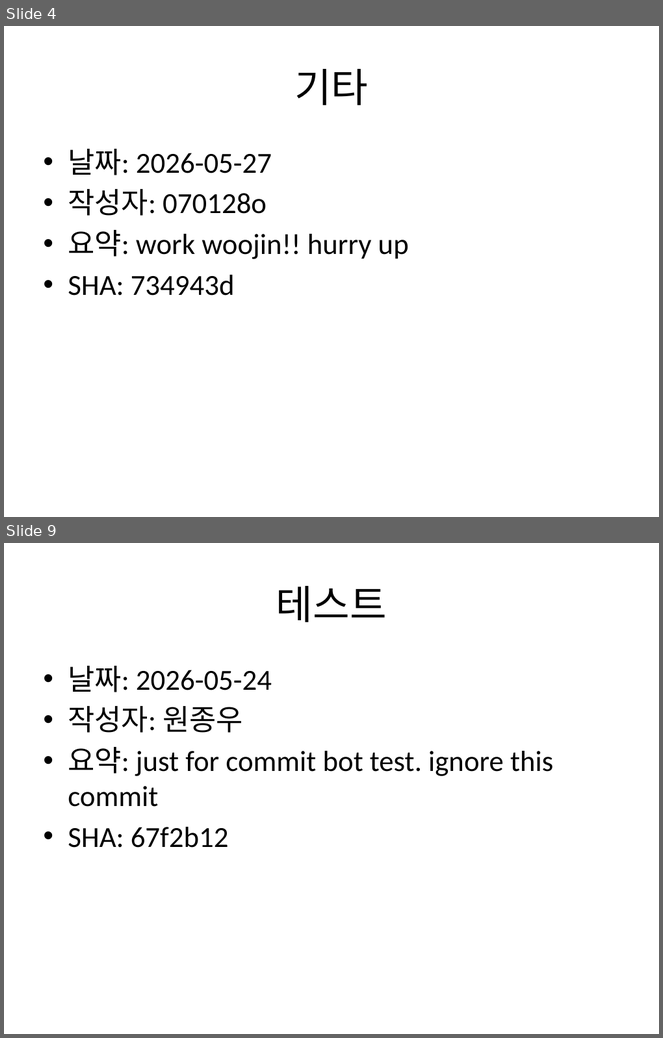
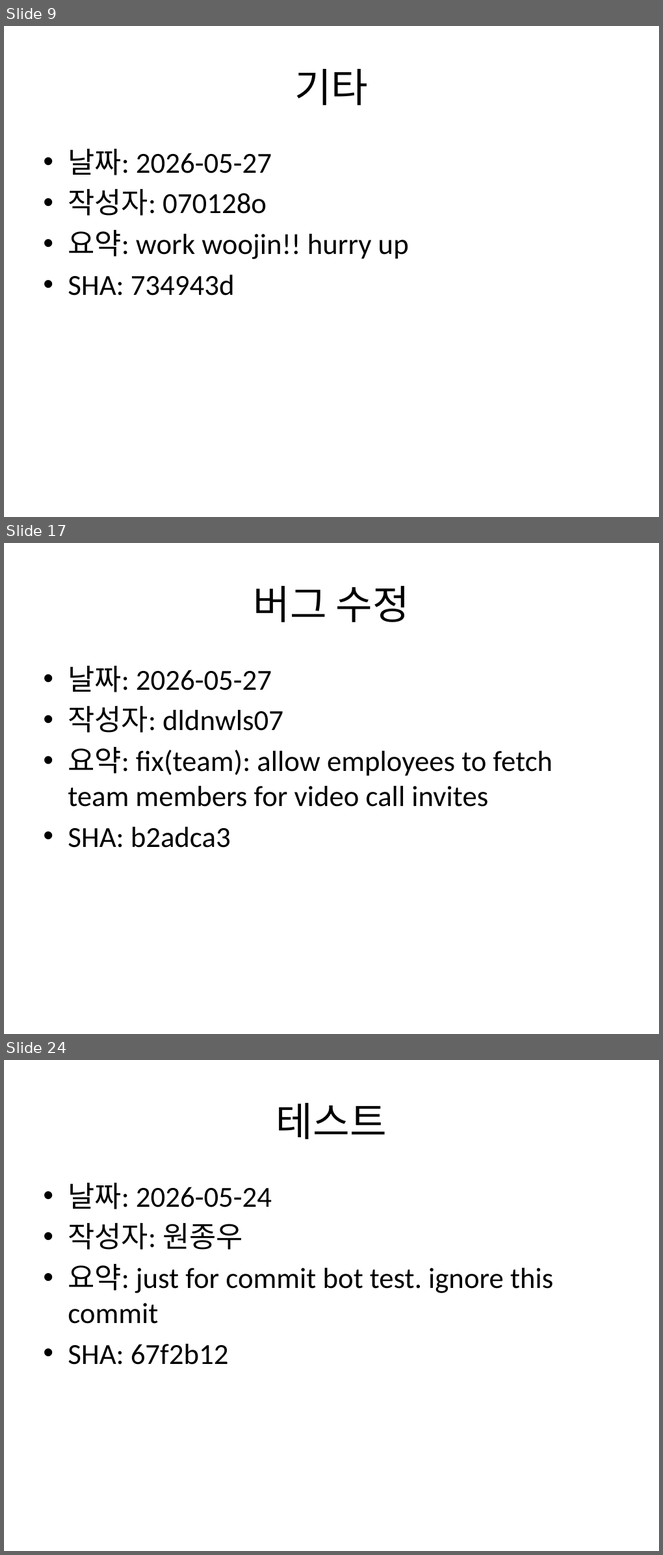
Before and after one commit to Jongwoo0101/worksight-commit-bot, a slide deck: data/commit_report.pptx. Shown one above the other, each under a label of ours: slides 4 and 9 before the commit, slides 9, 17 and 24 after it; the slides between them are not shown. The pictures are 663x1038 and 663x1555 pixels, drawn with LibreOffice and Linux fonts; fonts in the diff are those of the drawing. Boxes give left, top, right and bottom in pixels: in the first picture for what was removed or moved away, otherwise in the second. Text is boxed around its words. In the diff, an @@ line names an element or a change of style, - is before the commit and + after.

```diff
--- a/data/commit_report.pptx
+++ b/data/commit_report.pptx
@@ slide 17 added at (4,543,659,1034), background #FFFFFF @@
@@ title added at (254,586,410,622), 44 pt, text #000000 @@
+버그 수정
@@ text added at (68,666,553,848), 32 pt, text #000000 @@
+• 날짜: 2026-05-27
+• 작성자: dldnwls07
+• 요약: fix(team): allow employees to fetch team members for video call invites
+• SHA: b2adca3
@@ what was slide 4 is now slide 9 @@
@@ what was slide 9 is now slide 24 @@
```
Also in this commit, not shown: 2 slides changed, 16 other slides added, 2 other files.
